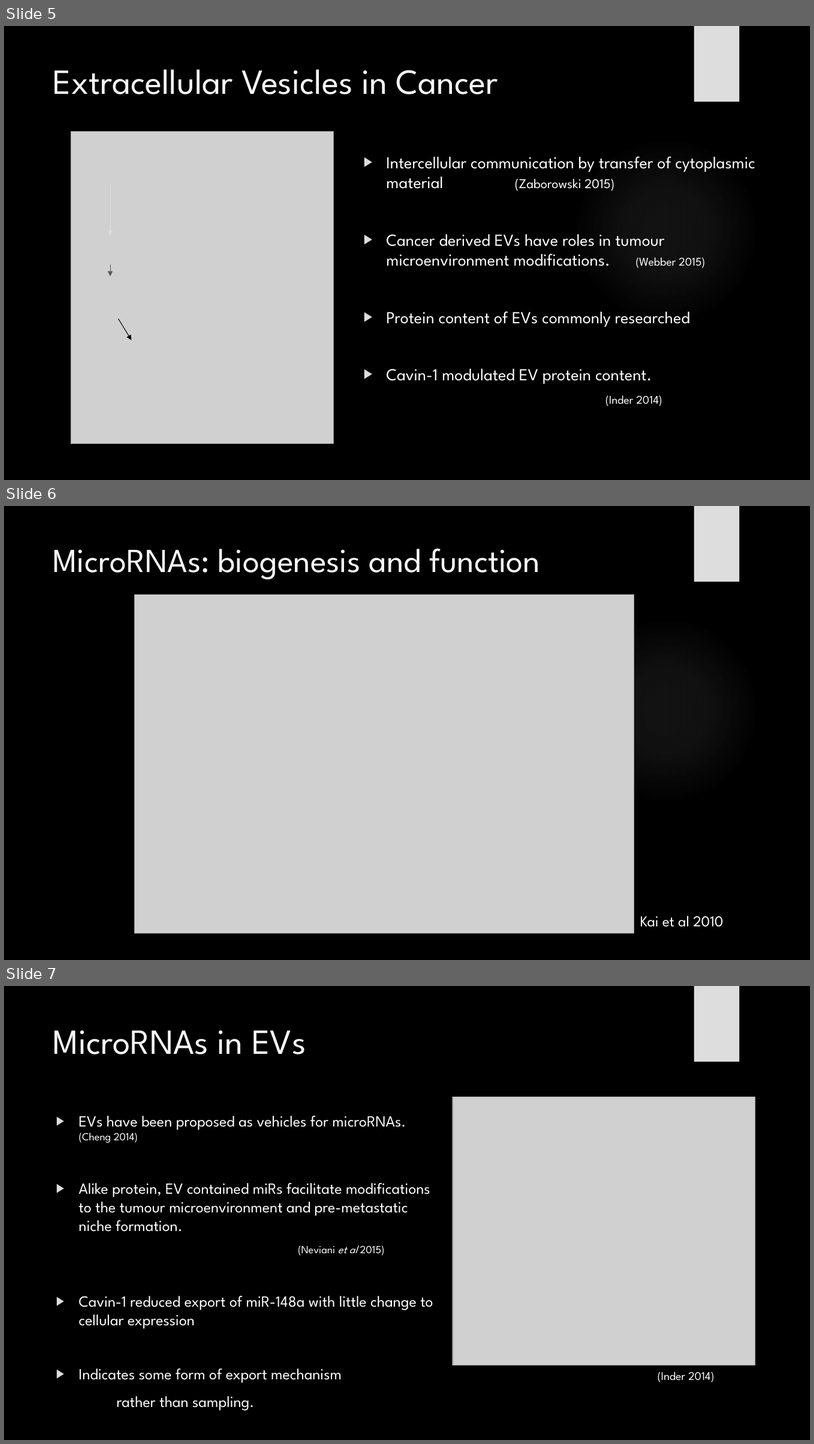
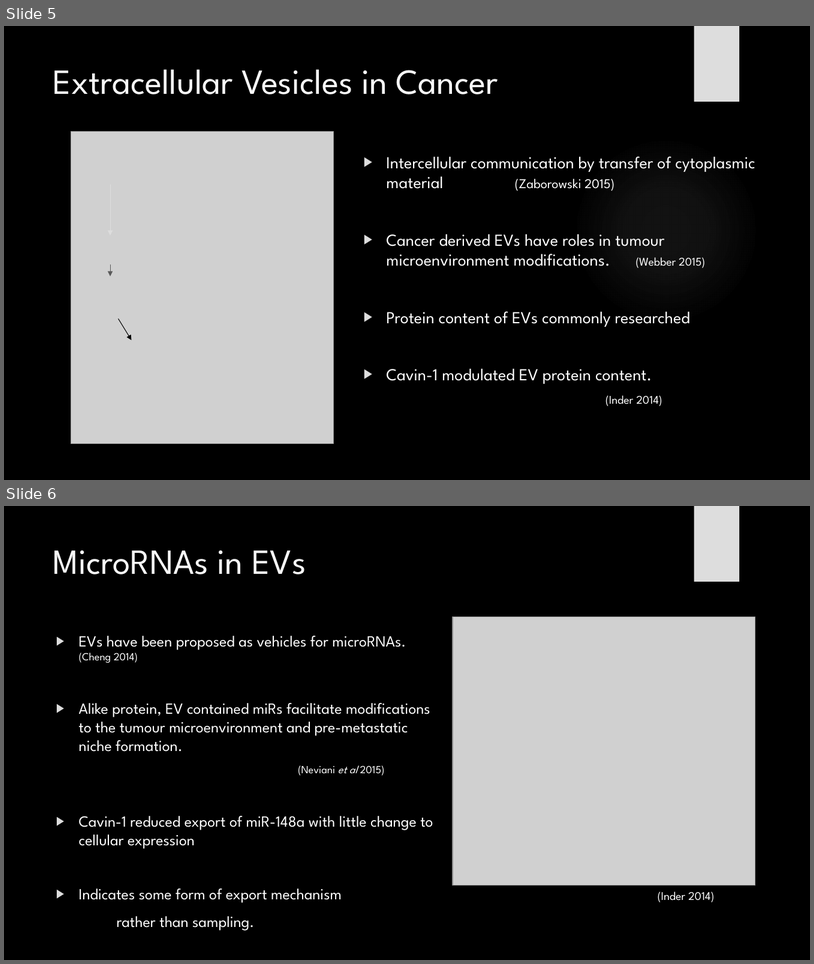
Before and after one commit to HarleyRobinson/Honours2, a slide deck: CollCompBiol.pptx. Shown one above the other, each under a label of ours: slides 5, 6 and 7 before the commit, slides 5 and 6 after it. The pictures are 814x1444 and 814x964 pixels, drawn with LibreOffice and Linux fonts; fonts in the diff are those of the drawing; grey boxes stand for pictures; background and template pictures are left out. Boxes give left, top, right and bottom in pixels: in the first picture for what was removed or moved away, otherwise in the second. Text is boxed around its words. In the diff, an @@ line names an element or a change of style, - is before the commit and + after.

```diff
--- a/CollCompBiol.pptx
+++ b/CollCompBiol.pptx
@@ slide 6 removed at [4,506,810,960], background #000000; not listed: 2 template elements that a slide beside it also shows @@
@@ title removed at [53,548,540,580] @@
-MicroRNAs: biogenesis and function
@@ picture removed at [135,595,635,933] @@
@@ text removed at [641,915,723,927] @@
-Kai et al 2010
@@ what was slide 7 is now slide 6 @@
```
Also in this commit, not shown: 1 slide changed, 1 other file.
